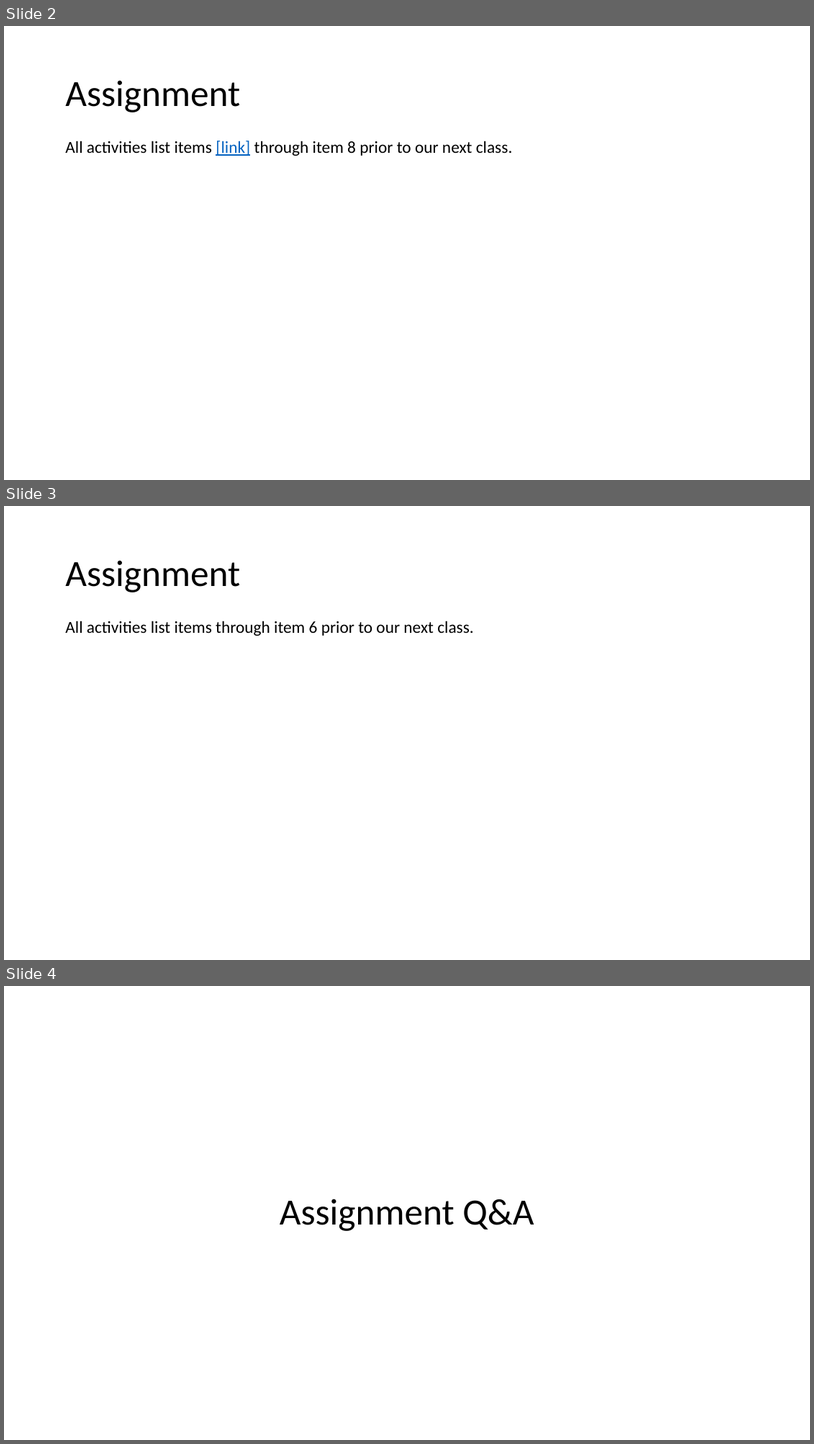
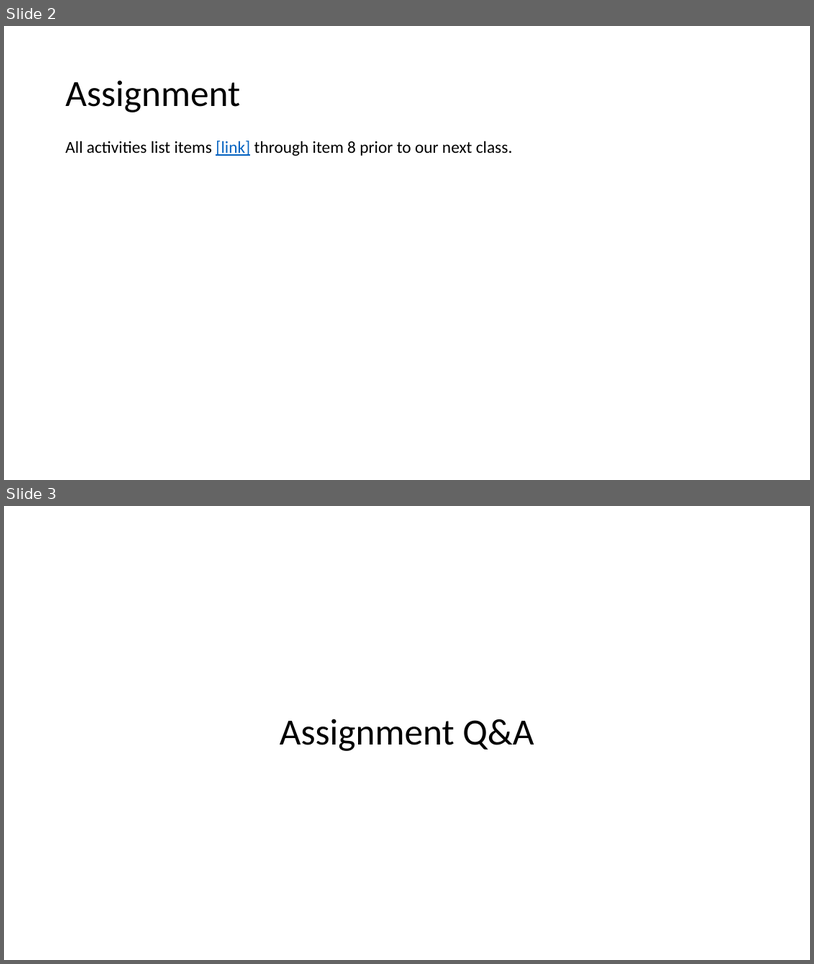
Before and after one commit to EricJPogue/CPSC-24500, a slide deck: lecture-slides/2019-10-28-oop.pptx. Shown one above the other, each under a label of ours: slides 2, 3 and 4 before the commit, slides 2 and 3 after it. The pictures are 814x1444 and 814x964 pixels, drawn with LibreOffice and Linux fonts; fonts in the diff are those of the drawing. Boxes give left, top, right and bottom in pixels: in the first picture for what was removed or moved away, otherwise in the second. Text is boxed around its words. In the diff, an @@ line names an element or a change of style, - is before the commit and + after.

```diff
--- a/lecture-slides/2019-10-28-oop.pptx
+++ b/lecture-slides/2019-10-28-oop.pptx
@@ slide 3 removed at [4, 506, 810, 960], background #FFFFFF @@
@@ title removed at [65, 560, 240, 592] @@
-Assignment
@@ text removed at [65, 620, 474, 636] @@
-All activities list items through item 6 prior to our next class.
@@ what was slide 4 is now slide 3 @@
```
Also in this commit, not shown: 1 slide changed.
